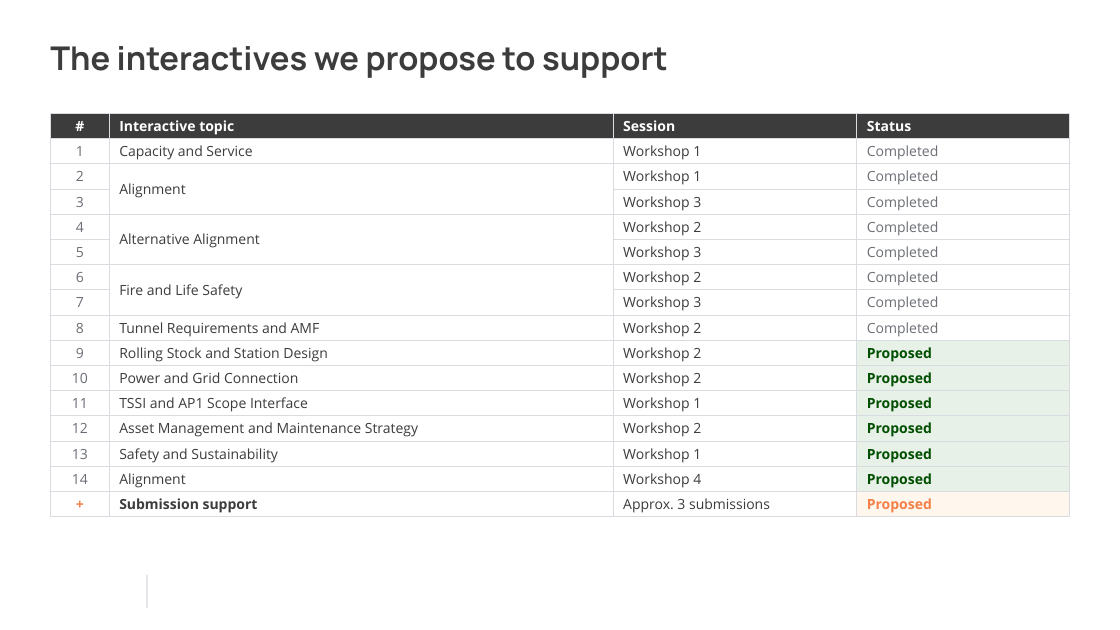
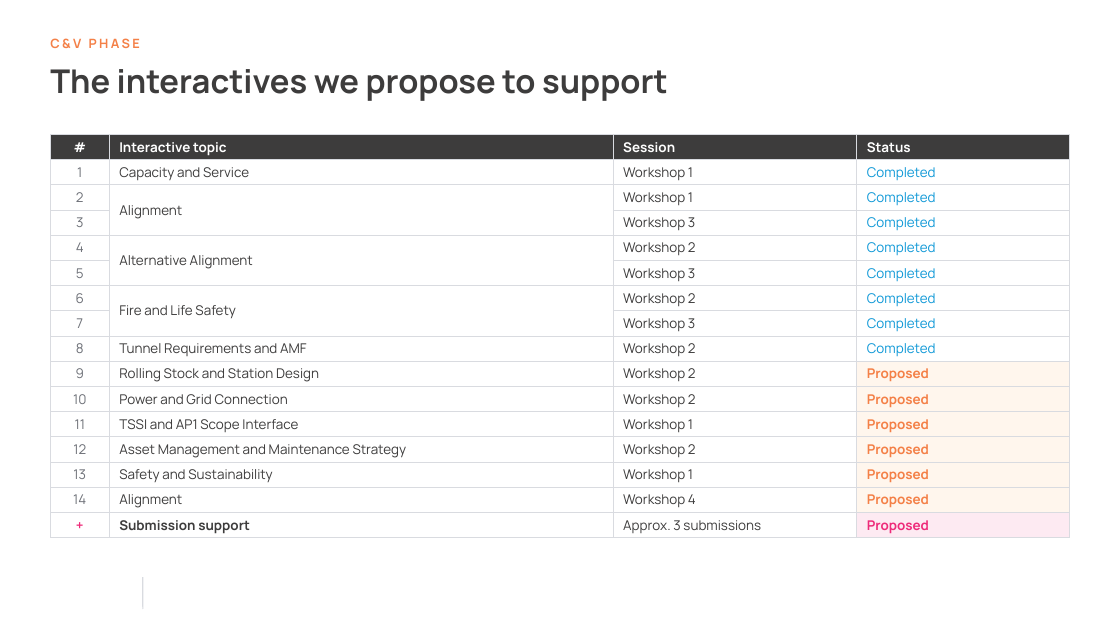
Before and after one commit to alyciawolf02/claude, a slide deck: slide 5 of deck/GoFar_Support_Deck.pptx. Drawn at 1120x630 pixels with LibreOffice and Linux fonts; fonts in the diff are those of the drawing; background and template pictures are left out. Boxes give left, top, right and bottom in pixels: in the first picture for what was removed or moved away, otherwise in the second. Text is boxed around its words. In the diff, an @@ line names an element or a change of style, - is before the commit and + after.

```diff
--- a/deck/GoFar_Support_Deck.pptx
+++ b/deck/GoFar_Support_Deck.pptx
@@ text added at (x1=50, y1=38, x2=140, y2=48), 11 pt, text #F48047, bold @@
+C&V PHASE
@@ title "The interactives we propose to ..." moved from (x1=50, y1=46, x2=668, y2=78) to (x1=50, y1=69, x2=668, y2=101) @@
@@ table at (x1=50, y1=134, x2=1070, y2=538) @@
@@ fill #E8F1E8 to #FFF6ED in 6 cells @@
@@ fill #FFF6ED to #FDEAF2 in row 16, column 4 @@
@@ size 12 to 11.5 pt, font Open Sans to Manrope @@
@@ text colour #6B6E75 to #6E7178 in "1", "2", "3", "4" and 10 more places @@
@@ text colour #6B6E75 to #0E98D7 in "Completed", "Completed", "Completed", "Completed" and 4 more places @@
@@ text colour #004F00 to #F48047 in "Proposed", "Proposed", "Proposed", "Proposed" and 2 more places @@
@@ text colour #F48047 to #EE2B7A in "+", "Proposed" @@
@@ table moved from (x1=50, y1=113, x2=1070, y2=517) to (x1=50, y1=134, x2=1070, y2=538) @@
@@ line moved from (147, 575) - (147, 608) to (143, 577) - (143, 609) @@
```
Also in this commit, not shown: 8 other slides changed, 1 slide added.
